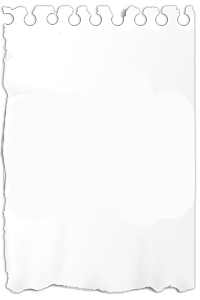
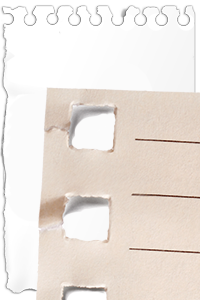
Comparing the layer stacks of the two 200 × 300 images. Changes:
added layer "레이어 1" above "Layer 1 copy" over [36, 87, 200, 300]
